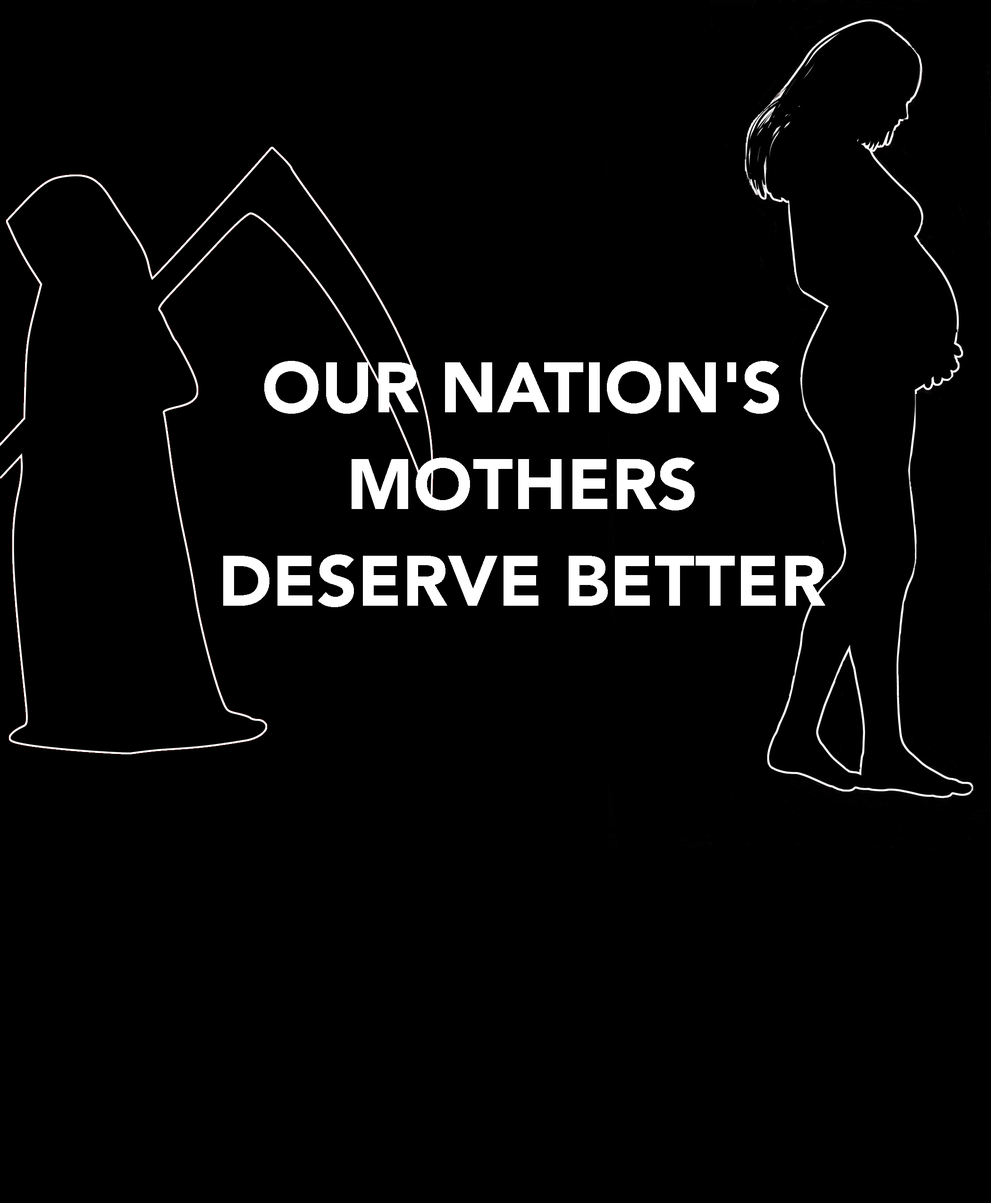
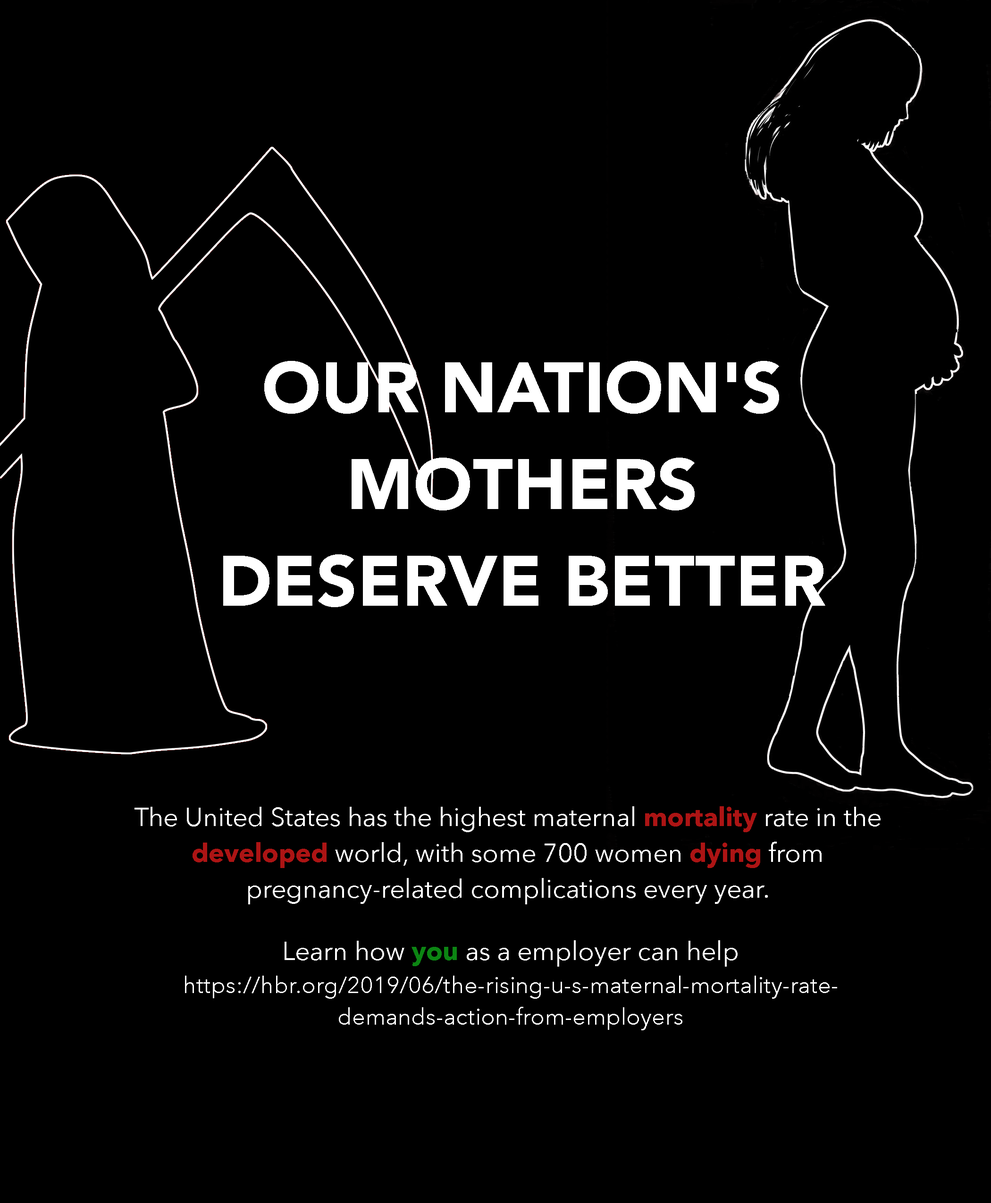
Before/after of a (991, 1203) layered artwork. What changed in the layer stack:
added layer "Learn how you as a employer ca..." above "The United States has the high..." over [184, 940, 837, 1031]
added layer "The United States has the high..." above "OUR NATION'S MOTHERS DESERVE B..." over [134, 806, 881, 905]
